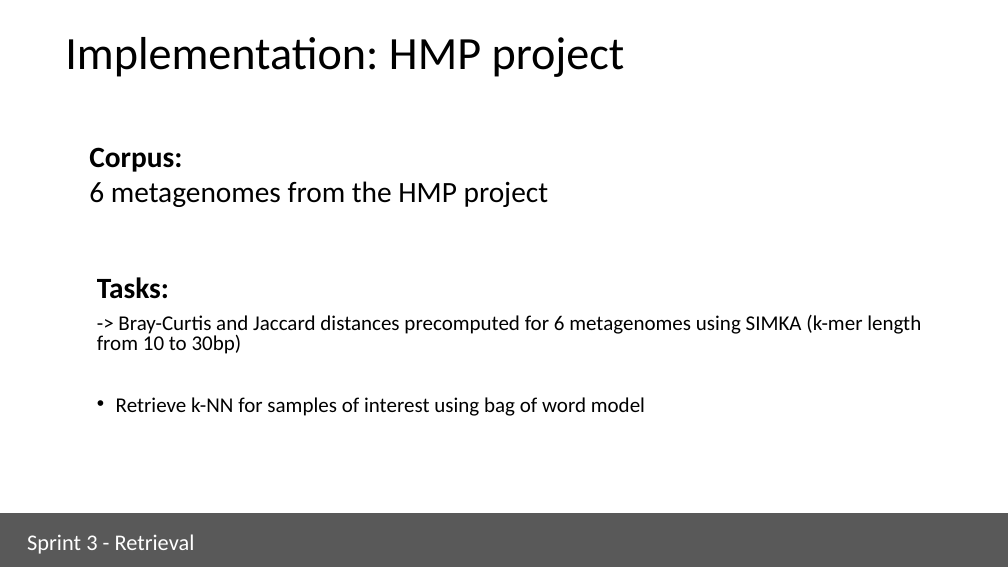
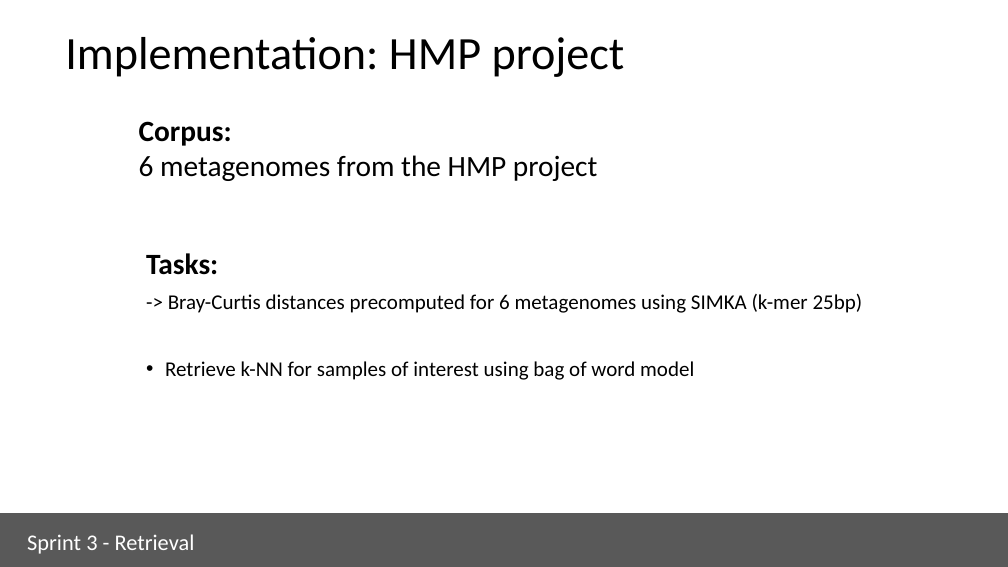
Before and after one commit to ua-dsf/ML_sprint, a slide deck: slide 33 of sprint3_retrieval/module3_retrieval.pptx. Drawn at 1008x567 pixels with LibreOffice and Linux fonts; fonts in the diff are those of the drawing. Boxes give left, top, right and bottom in pixels: in the first picture for what was removed or moved away, otherwise in the second. Text is boxed around its words. In the diff, an @@ line names an element or a change of style, - is before the commit and + after.

```diff
--- a/sprint3_retrieval/module3_retrieval.pptx
+++ b/sprint3_retrieval/module3_retrieval.pptx
@@ text "Corpus:": place and size @@
-text "Corpus:" at (89,147,549,207)
+text "Corpus:" at (139,121,598,181)
@@ text "Tasks:": place and size @@
-text "Tasks:" at (97,277,921,416)
+text "Tasks:" at (146,253,863,380)
@@ text at (146,253,694,380): line spacing 0.8 to 0.9 @@
@@ text at (168,294,863,313): text changed @@
--> Bray-Curtis and Jaccard distances precomputed for 6 metagenomes using SIMKA (k-mer length from 10 to 30bp)
+-> Bray-Curtis distances precomputed for 6 metagenomes using SIMKA (k-mer 25bp)
```
Also in this commit, not shown: 3 other slides changed, 11 other files.
